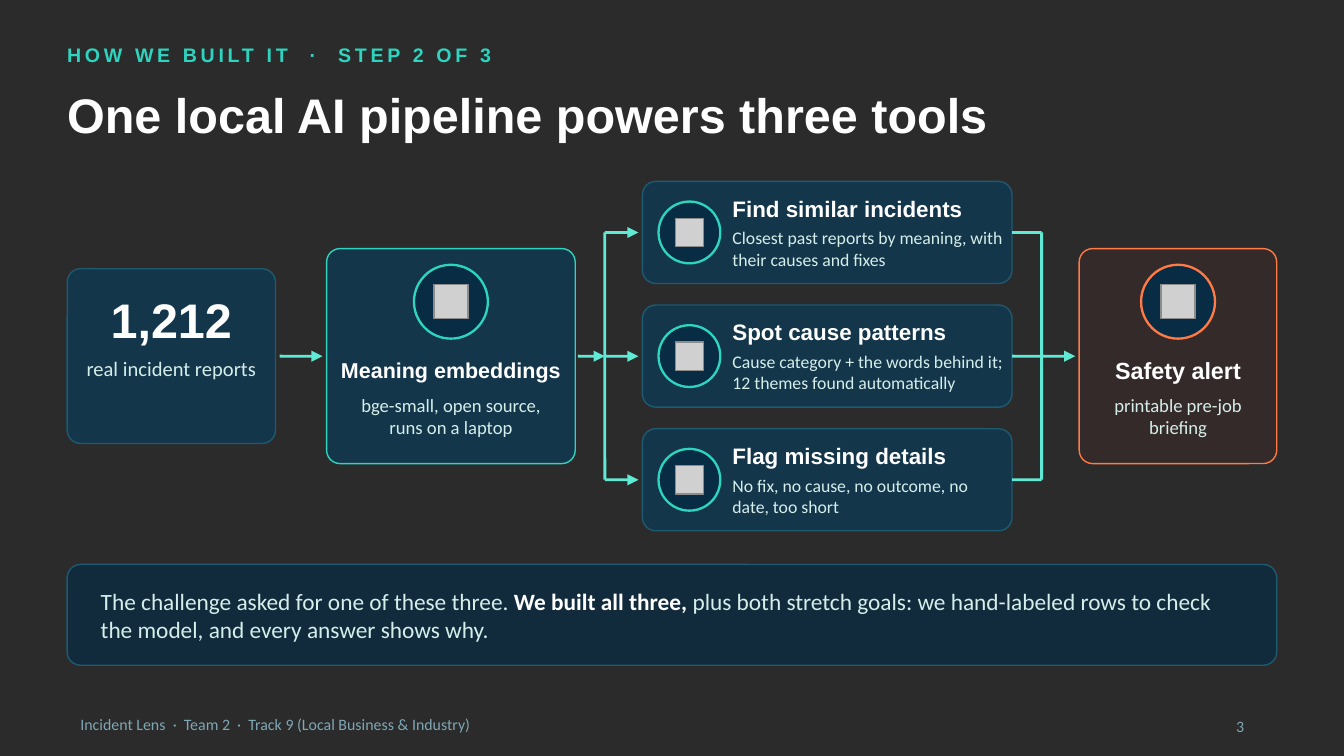
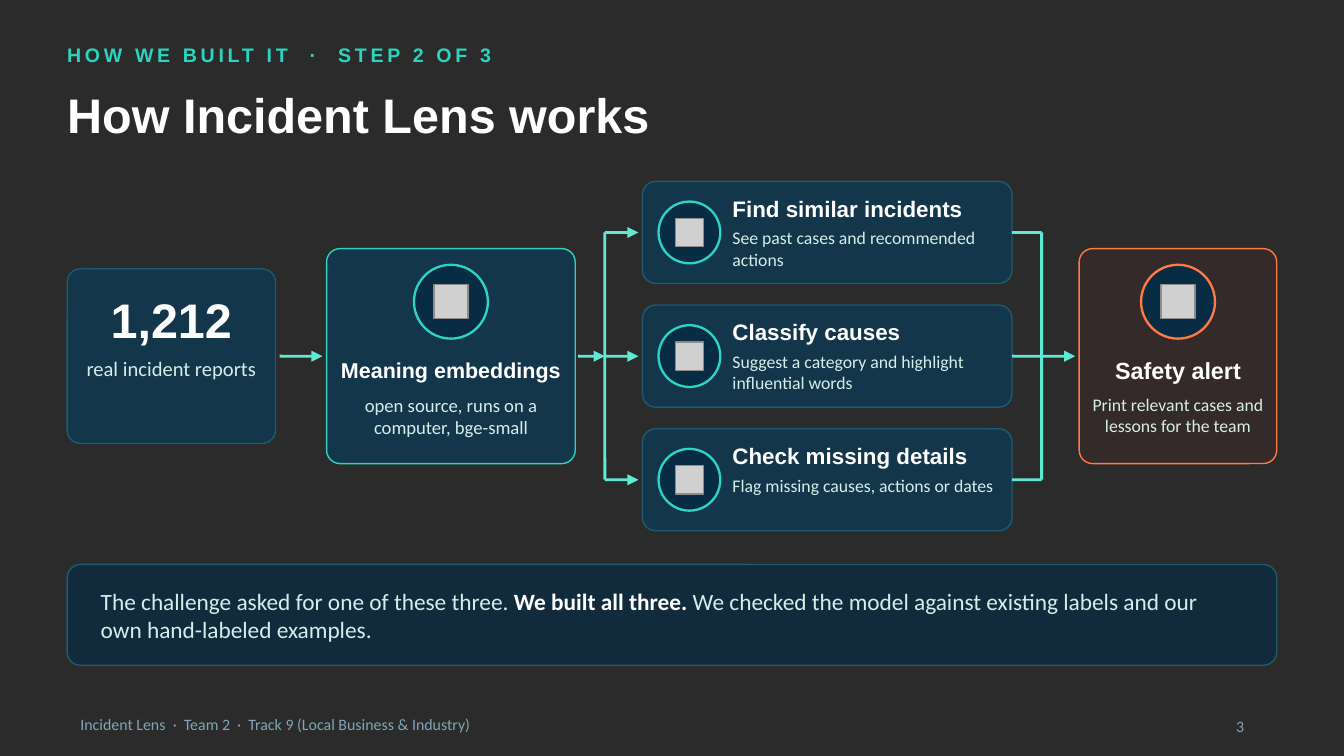
Before and after one commit to Epinore/incident-lens, a slide deck: slide 3 of slides/Team 2 slides.pptx. Drawn at 1344x756 pixels with LibreOffice and Linux fonts; fonts in the diff are those of the drawing; grey boxes stand for pictures; background and template pictures are left out; a plain dark background stands for a picture behind light text. Boxes give left, top, right and bottom in pixels: in the first picture for what was removed or moved away, otherwise in the second. Text is boxed around its words. In the diff, an @@ line names an element or a change of style, - is before the commit and + after.

```diff
--- a/slides/Team 2 slides.pptx
+++ b/slides/Team 2 slides.pptx
@@ text at bbox=[67, 98, 649, 134]: text changed @@
-One local AI pipeline powers three tools
+How Incident Lens works
@@ text at bbox=[732, 231, 975, 266]: text changed @@
-Closest past reports by meaning, with their causes and fixes
+See past cases and recommended actions
@@ text at bbox=[732, 323, 900, 345]: text changed @@
-Spot cause patterns
+Classify causes
@@ text at bbox=[732, 355, 963, 389]: text changed @@
-Cause category + the words behind it; 12 themes found automatically
+Suggest a category and highlight influential words
@@ text at bbox=[365, 403, 537, 437]: text changed @@
-bge-small, open source, runs on a laptop
+open source, runs on a computer, bge-small
@@ text at bbox=[1093, 398, 1263, 432]: text changed; size 10 to 9.5 pt @@
-printable pre-job briefing
+Print relevant cases and lessons for the team
@@ text at bbox=[732, 447, 967, 469]: text changed @@
-Flag missing details
+Check missing details
@@ text at bbox=[732, 479, 993, 495]: text changed @@
-No fix, no cause, no outcome, no date, too short
+Flag missing causes, actions or dates
@@ text at bbox=[101, 593, 1197, 642]: text changed @@
-The challenge asked for one of these three. We built all three, plus both stretch goals: we hand-labeled rows to check the model, and every answer shows why.
+The challenge asked for one of these three. We built all three. We checked the model against existing labels and our own hand-labeled examples.
```
Also in this commit, not shown: 5 other slides changed, 1 other file.
